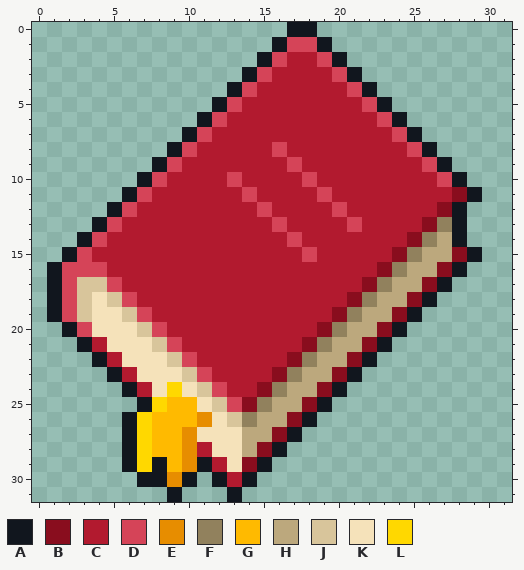
Pixel-art sprite -- Assets/Sprites/PrototypeSprites/RulletSprites/Pixel_Sprites/UI/Honeti/PixelArtGUI/Textures/Icons/32/Book01Outlined.png. Above, as it was before the edit.
The file is 32x32 pixels.
Palette (. is transparent): A #11161e  B #890d1e  C #b21a2f  D #d54458  E #e78d00  F #91815d  G #ffba00  H #bca87d  J #d8c59b  K #f5e2ba  L #ffd800
The result:
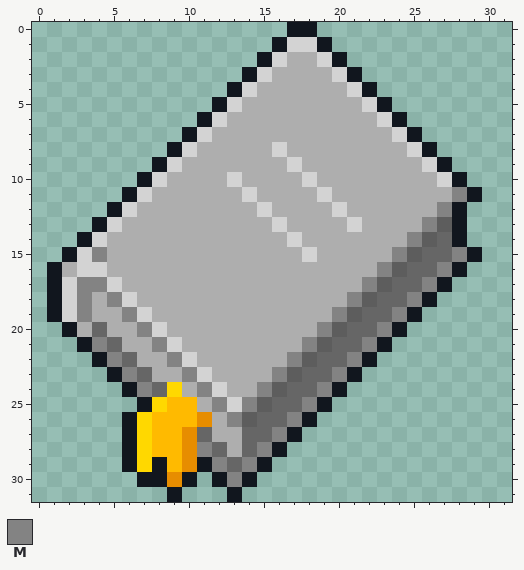
Colours new in this view: M #838383
What changed:
Colour C changes from #b21a2f to #aeaeae.
Colour D changes from #d54458 to #d3d3d3.
Colour F changes from #91815d to #5d5d5d.
Colour H changes from #bca87d to #666666.
Colour D becomes colour C in row 16 at x 2; in row 20 at x 3.
Colour K becomes colour C in row 18 at x 4; in row 19 at x 4 to 5; in row 20 at x 5 to 6; in row 21 at x 6 to 7; in row 22 at x 7 to 8; in row 23 at x 8 to 9.
Colour K becomes colour C in row 24 at x 10; in row 25 at x 11; in row 26 at x 12; in row 27 at x 12 to 13; in row 28 at x 13.
Colour K becomes colour H in row 20 at x 4; in row 21 at x 5; in row 22 at x 6; in row 23 at x 7; in row 24 at x 8; in row 27 at x 11.
Colour K becomes colour H in row 28 at x 12; in row 29 at x 13.
Colour B becomes colour M in row 11 at x 28; in row 12 at x 27; in row 13 at x 26; in row 14 at x 25; in row 15 at x 24 and 28; in row 16 at x 23 and 27.
Colour B becomes colour M in row 17 at x 22 and 26; in row 18 at x 21 and 25; in row 19 at x 20 and 24; in row 20 at x 19 and 23; in row 21 at x 18 and 22; in row 22 at x 17 and 21.
Colour B becomes colour M in row 23 at x 16 and 20; in row 24 at x 15 and 19; in row 25 at x 14 and 18; in row 26 at x 17; in row 27 at x 16; in row 28 at x 15.
Colour B becomes colour M in row 29 at x 14.
Colour C becomes colour M in row 15 at x 4; in row 21 at x 4; in row 22 at x 5; in row 23 at x 6; in row 24 at x 7; in row 28 at x 11.
Colour C becomes colour M in row 29 at x 12; in row 30 at x 13.
Colour J becomes colour M in row 17 at x 3 to 4; in row 18 at x 3 and 5; in row 19 at x 3 and 6; in row 20 at x 7; in row 21 at x 8; in row 22 at x 9.
Colour J becomes colour M in row 23 at x 10; in row 24 at x 11; in row 25 at x 12; in row 26 at x 13.
